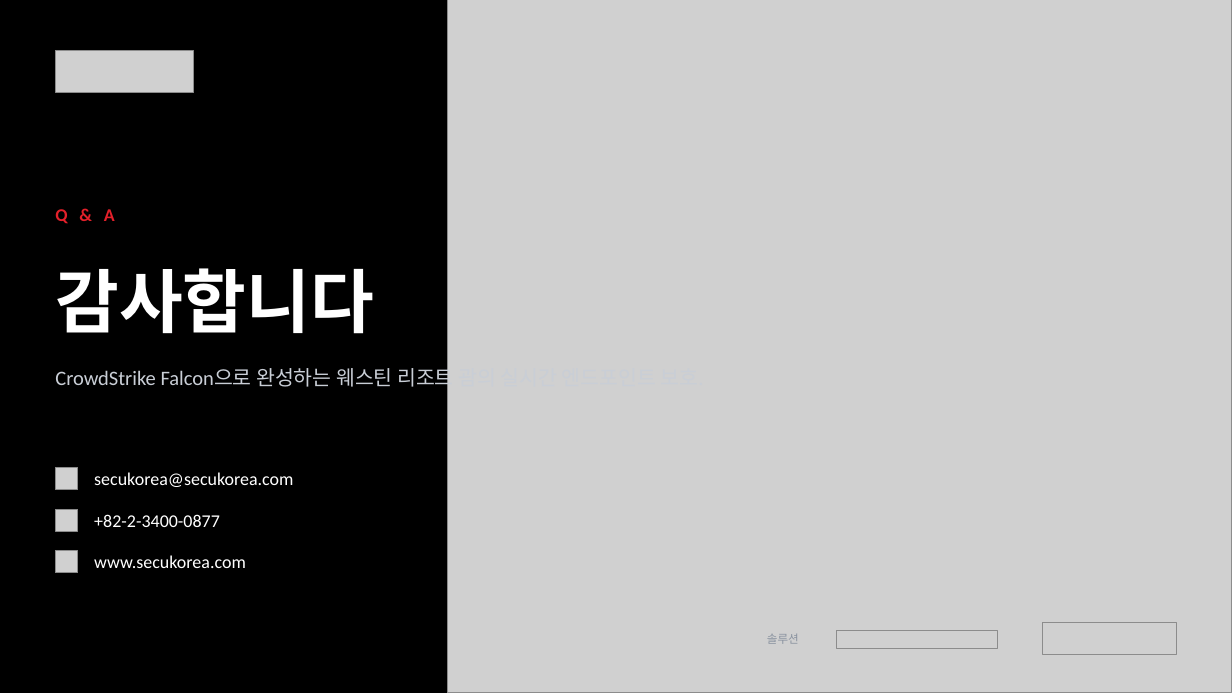
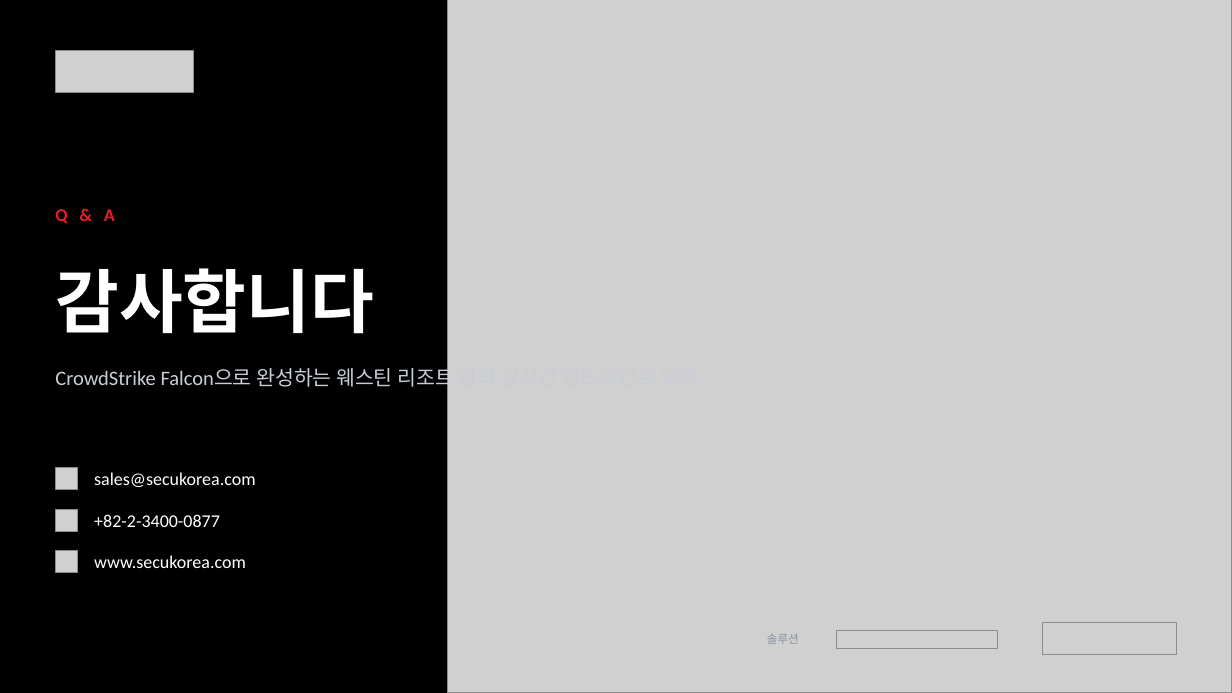
Before and after one commit to BigLee-Creator/Recommendations, a slide deck: slide 8 of KOR._CrowdStrike_Falcon_Proposal_for_Westin_Resort_Guam_SECUKOREA.pptx. Drawn at 1232x693 pixels with LibreOffice and Linux fonts; fonts in the diff are those of the drawing; grey boxes stand for pictures. Boxes give left, top, right and bottom in pixels: in the first picture for what was removed or moved away, otherwise in the second. Text is boxed around its words. In the diff, an @@ line names an element or a change of style, - is before the commit and + after.

```diff
--- a/KOR._CrowdStrike_Falcon_Proposal_for_Westin_Resort_Guam_SECUKOREA.pptx
+++ b/KOR._CrowdStrike_Falcon_Proposal_for_Westin_Resort_Guam_SECUKOREA.pptx
@@ text at (94,472,255,487): text changed @@
-secukorea@secukorea.com
+sales@secukorea.com
```
Also in this commit, not shown: 6 other slides changed, 1 slide added, 1 slide removed, 1 other file.
